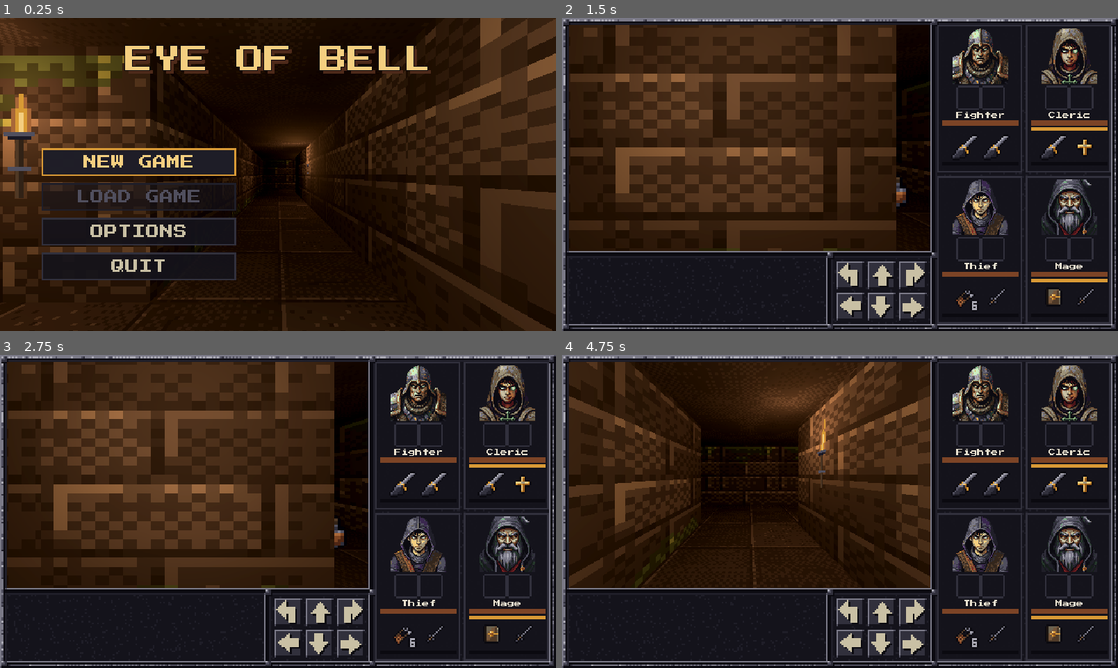
Above: before the commit, frames 1-4 (two rows, left to right).
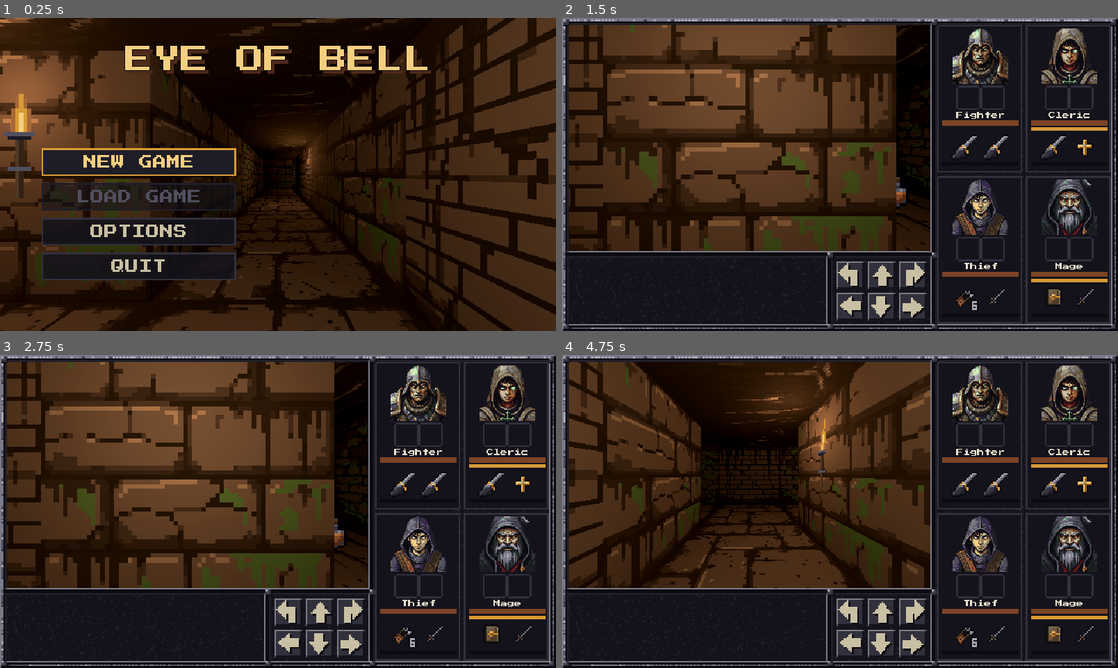
Above: after the commit, the same moments.

Repository: XrNrX/eye-of-bell
Game: Godot game, scene res://scenes/main_menu.tscn
Same seed, same stepped clock (60 frames per second), same inputs: the game is played once before the commit and once after it. Sound files missing from this copy of the repository are replaced by a short silence.
Inputs (mouse positions are in pixels of both pictures, inside the frame that each line leads up to):
- Up to frame 1 (0.25 s): no input
- Up to frame 2 (1.5 s): click "NEW GAME" at 0.5 s; click (851, 274) at 1.27 s
- Up to frame 3 (2.75 s): click (316, 611) at 2.02 s
- Up to frame 4 (4.75 s): click (912, 611) at 2.77 s; click (851, 642) at 3.52 s; click (878, 642) at 4.27 s

The runs differ from the first frame. In frame 1, 23% of the frame differs, in the area x 0-100%, y 0-100%; in frame 2, 23%; in frame 3, 24%, in the area x 1-67%, y 2-75%; in frame 4, 18%.

Commit message:
PixelLab wall (3 variants), floor and ceiling textures; walls show the whole texture per face
Co-Authored-By: Claude Sonnet 5.5 <noreply@anthropic.com>

Diff:
--- a/scripts/dungeon_builder.gd
+++ b/scripts/dungeon_builder.gd
@@ -12,6 +12,8 @@
 # Art is generated by tools/art/build_all.py (or replace with your own).
 # If a texture is missing, the flat colour is used instead.
 const WALL_TEXTURE := "res://art/tiles/wall.png"
+## Plain walls pick one of these by their cell, so a corridor is not one repeated pattern.
+const WALL_VARIANTS := ["res://art/tiles/wall.png", "res://art/tiles/wall_2.png", "res://art/tiles/wall_3.png"]
 const WALL_CRACKED_TEXTURE := "res://art/tiles/wall_cracked.png"
 const FLOOR_TEXTURE := "res://art/tiles/floor.png"
 const CEILING_TEXTURE := "res://art/tiles/ceiling.png"
@@ -76,13 +78,13 @@
 	var h := DungeonMap.WALL_HEIGHT
 
 	# Meshes and materials are shared by every tile.
-	var wall_mesh := BoxMesh.new()
-	wall_mesh.size = Vector3(s, h, s)
-	wall_mesh.material = _make_material(WALL_COLOR, WALL_TEXTURE)
-
-	_wall_material = wall_mesh.material
+	var wall_meshes: Array[Mesh] = []
+	for path in WALL_VARIANTS:
+		wall_meshes.append(_wall_box(Vector3(s, h, s), _make_material(WALL_COLOR, path)))
+	var wall_mesh: Mesh = wall_meshes[0]
+	_wall_material = wall_mesh.surface_get_material(0)
 	var cracked_mesh := BoxMesh.new()
-	cracked_mesh.size = wall_mesh.size
+	cracked_mesh.size = Vector3(s, h, s)
 	cracked_mesh.material = _make_material(WALL_COLOR, WALL_CRACKED_TEXTURE)
 
 	var floor_mesh := PlaneMesh.new()
@@ -123,7 +125,7 @@
 				if DungeonMap.is_destructible(cell):  # The crack is the tell.
 					walls[cell] = _add_mesh(cracked_mesh, pos + Vector3(0, h / 2.0, 0))
 				else:
-					_add_mesh(wall_mesh, pos + Vector3(0, h / 2.0, 0))
+					_add_mesh(wall_meshes[_wall_variant(cell)], pos + Vector3(0, h / 2.0, 0))
 				continue
 			# Everything that isn't a wall (floor and doors) gets a floor and ceiling.
 			_add_mesh(stairs_mesh if DungeonMap.is_stairs(cell) else floor_mesh, pos)
@@ -538,6 +540,47 @@
 	return mat
 
 
+## Which plain wall picture a cell gets (a fixed scatter, the same every run).
+func _wall_variant(cell: Vector2i) -> int:
+	return int(absi(cell.x * 73856093 ^ cell.y * 19349663) % WALL_VARIANTS.size())
+
+
+## A wall block whose four side faces each show the WHOLE texture (a BoxMesh would give each face
+## one cell of a 3x2 grid). No top or bottom: nothing can see them.
+func _wall_box(size: Vector3, material: Material) -> ArrayMesh:
+	var hx := size.x / 2.0
+	var hy := size.y / 2.0
+	var hz := size.z / 2.0
+	# Each face: four corners (bottom-left, bottom-right, top-right, top-left seen from outside) and its normal.
+	var faces := [
+		[Vector3(-hx, -hy, hz), Vector3(hx, -hy, hz), Vector3(hx, hy, hz), Vector3(-hx, hy, hz), Vector3(0, 0, 1)],
+		[Vector3(hx, -hy, hz), Vector3(hx, -hy, -hz), Vector3(hx, hy, -hz), Vector3(hx, hy, hz), Vector3(1, 0, 0)],
+		[Vector3(hx, -hy, -hz), Vector3(-hx, -hy, -hz), Vector3(-hx, hy, -hz), Vector3(hx, hy, -hz), Vector3(0, 0, -1)],
+		[Vector3(-hx, -hy, -hz), Vector3(-hx, -hy, hz), Vector3(-hx, hy, hz), Vector3(-hx, hy, -hz), Vector3(-1, 0, 0)],
+	]
+	var verts := PackedVector3Array()
+	var norms := PackedVector3Array()
+	var uvs := PackedVector2Array()
+	var idx := PackedInt32Array()
+	for f in faces:
+		var base := verts.size()
+		for k in 4:
+			verts.append(f[k])
+			norms.append(f[4])
+		uvs.append_array([Vector2(0, 1), Vector2(1, 1), Vector2(1, 0), Vector2(0, 0)])
+		idx.append_array([base, base + 2, base + 1, base, base + 3, base + 2])
+	var arrays := []
+	arrays.resize(Mesh.ARRAY_MAX)
+	arrays[Mesh.ARRAY_VERTEX] = verts
+	arrays[Mesh.ARRAY_NORMAL] = norms
+	arrays[Mesh.ARRAY_TEX_UV] = uvs
+	arrays[Mesh.ARRAY_INDEX] = idx
+	var mesh := ArrayMesh.new()
+	mesh.add_surface_from_arrays(Mesh.PRIMITIVE_TRIANGLES, arrays)
+	mesh.surface_set_material(0, material)
+	return mesh
+
+
 func _make_material(color: Color, texture_path: String) -> StandardMaterial3D:
 	var mat := StandardMaterial3D.new()
 	if ResourceLoader.exists(texture_path):
--- a/tools/art/imported.json
+++ b/tools/art/imported.json
@@ -247,6 +247,26 @@
     "portraits/thief/portrait_hurt.png": {
       "imported": "2026-11-05 19:37:33",
       "source": "portrait.png (derived)"
+    },
+    "tiles/ceiling.png": {
+      "imported": "2026-11-05 21:07:12",
+      "source": "ceiling.png"
+    },
+    "tiles/floor.png": {
+      "imported": "2026-11-05 21:07:12",
+      "source": "floor.png"
+    },
+    "tiles/wall.png": {
+      "imported": "2026-11-05 21:07:12",
+      "source": "wall.png"
+    },
+    "tiles/wall_2.png": {
+      "imported": "2026-11-05 21:07:12",
+      "source": "wall_2.png"
+    },
+    "tiles/wall_3.png": {
+      "imported": "2026-11-05 21:07:13",
+      "source": "wall_3.png"
     }
   }
 }
Binary file changed: art/tiles/ceiling.png
Binary file changed: art/tiles/floor.png
Binary file changed: art/tiles/wall.png
Binary file added: art/tiles/wall_2.png
Not shown, added: art/tiles/wall_2.png.import
Binary file added: art/tiles/wall_3.png
Not shown, added: art/tiles/wall_3.png.import
